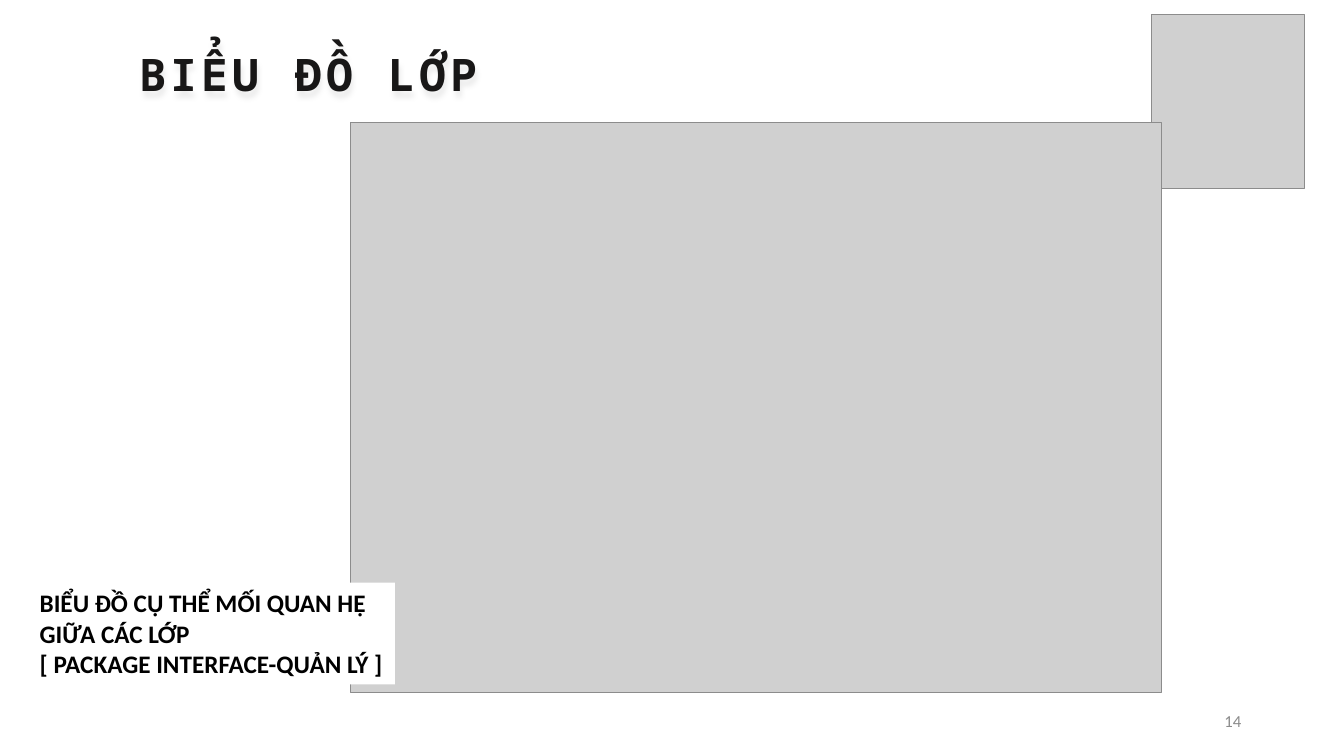
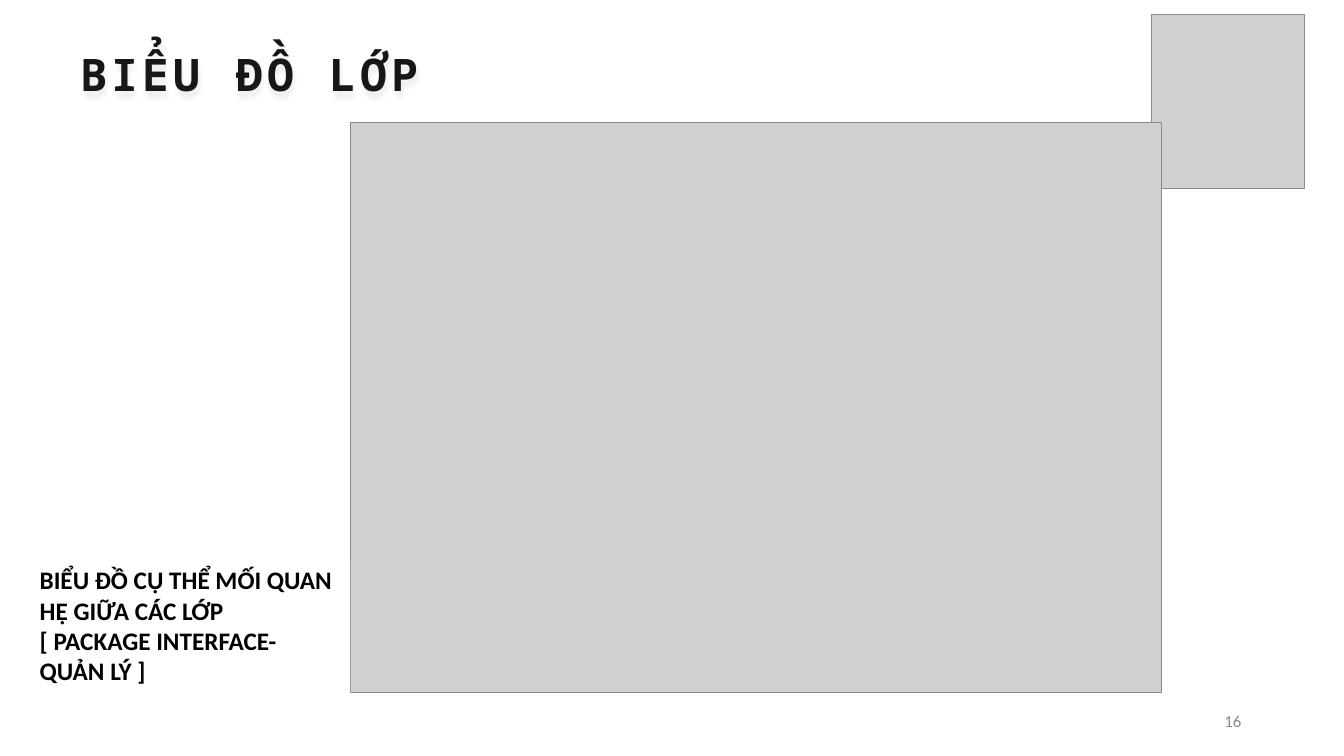
Before and after one commit to thanhhff/Cafe-Manager, a slide deck: slide 16 of report/FinalReport.pptx (slide 14 before the commit). Drawn at 1344x756 pixels with LibreOffice and Linux fonts; fonts in the diff are those of the drawing; grey boxes stand for pictures. Boxes give left, top, right and bottom in pixels: in the first picture for what was removed or moved away, otherwise in the second. Text is boxed around its words. In the diff, an @@ line names an element or a change of style, - is before the commit and + after.

```diff
--- a/report/FinalReport.pptx
+++ b/report/FinalReport.pptx
@@ text "BIỂU ĐỒ LỚP": place and size @@
-text "BIỂU ĐỒ LỚP" at <box>140,49,477,92</box>
+text "BIỂU ĐỒ LỚP" at <box>81,49,418,92</box>
@@ text "BIỂU ĐỒ LỚP" at <box>81,49,418,92</box>: alignment centre to left @@
@@ text "BIỂU ĐỒ CỤ THỂ MỐI ..." rewrapped from <box>40,592,369,677</box> to <box>40,569,332,684</box> @@
@@ page number at <box>1224,716,1241,727</box>: text changed @@
-14
+16
```
Also in this commit, not shown: 12 other slides changed, 2 slides added.
